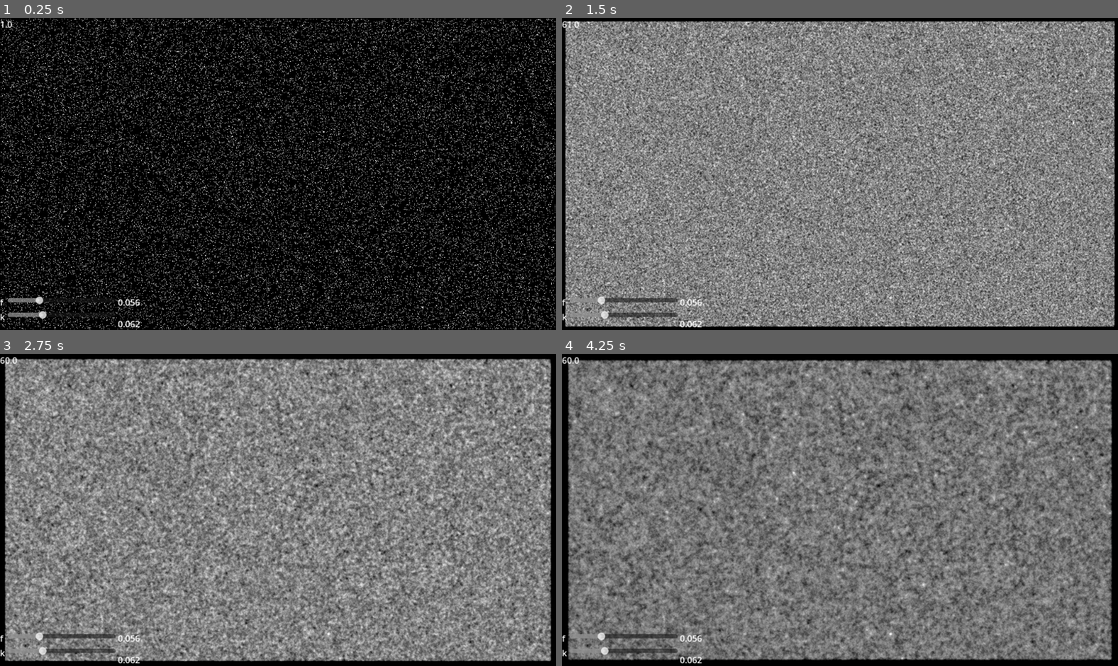
Above: before the commit, frames 1-4 (two rows, left to right).
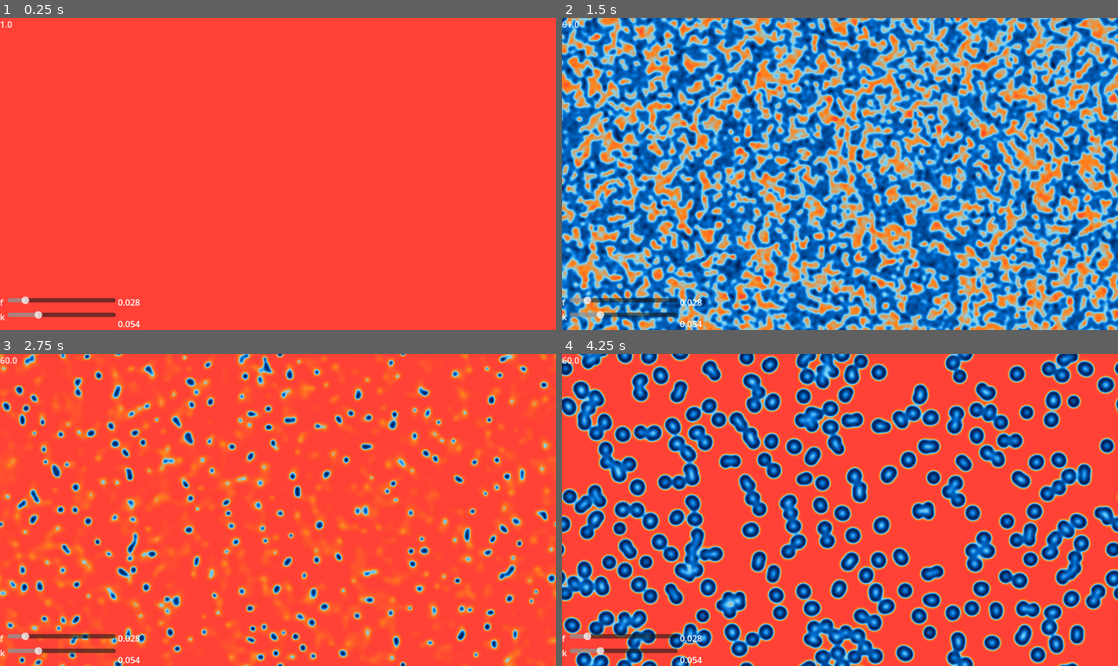
Above: after the commit, the same moments.

Repository: Quantiset/diffusion-gradients
Game: Godot game, scene res://scenes/main.tscn
Same seed, same stepped clock (60 frames per second), same inputs: the game is played once before the commit and once after it.
Inputs (mouse positions are in pixels of both pictures, inside the frame that each line leads up to):
- Up to frame 1 (0.25 s): no input
- Up to frame 2 (1.5 s): tap Enter at 0.5 s; move the mouse to (962, 158) at 0.52 s; tap Space (ui_space) at 0.6, 1.35 s; move the mouse to (728, 189) at 1.27 s
- Up to frame 3 (2.75 s): move the mouse to (333, 441) at 2.02 s; tap Space (ui_space) at 2.1 s
- Up to frame 4 (4.25 s): move the mouse to (812, 572) at 2.77 s; tap Space (ui_space) at 2.85, 3.6 s; move the mouse to (1006, 556) at 3.52 s

The runs differ from the first frame. In frame 1, 100% of the frame differs, in the area x 0-100%, y 0-100%; in frame 2, 99%; in frame 3, 100%; in frame 4, 100%.

Commit message:
Wrapping boundary conditions

Diff:
--- a/scenes/main.tscn
+++ b/scenes/main.tscn
@@ -1,14 +1,22 @@
-[gd_scene load_steps=15 format=3 uid="uid://155xx7s6y6ta"]
+[gd_scene load_steps=17 format=3 uid="uid://155xx7s6y6ta"]
 
 [ext_resource type="Script" uid="uid://cii5hxk58i6ok" path="res://scripts/main.gd" id="1_0wfyh"]
 [ext_resource type="Shader" uid="uid://bbncwc56g5fg0" path="res://shaders/diffusion.gdshader" id="1_o5qli"]
 [ext_resource type="Shader" uid="uid://bow6ppvauqc2f" path="res://shaders/visualize.gdshader" id="2_jyhfs"]
 [ext_resource type="Texture2D" uid="uid://7p074le33rpt" path="res://assets/sprite.png" id="4_jyhfs"]
 
+[sub_resource type="Gradient" id="Gradient_jyhfs"]
+offsets = PackedFloat32Array(0, 0.2631579, 0.46842104, 0.70526314, 0.9526316)
+colors = PackedColorArray(0, 0.101960786, 0.3019608, 1, 0, 0.45490196, 0.8509804, 1, 0.49803922, 0.85882354, 1, 1, 1, 0.52156866, 0.105882354, 1, 1, 0.25490198, 0.21176471, 1)
+
+[sub_resource type="GradientTexture1D" id="GradientTexture1D_tbgi4"]
+gradient = SubResource("Gradient_jyhfs")
+
 [sub_resource type="ShaderMaterial" id="ShaderMaterial_tbgi4"]
 shader = ExtResource("2_jyhfs")
 shader_parameter/max_b = 1.0
 shader_parameter/min_b = 0.0
+shader_parameter/gradient = SubResource("GradientTexture1D_tbgi4")
 
 [sub_resource type="ShaderMaterial" id="ShaderMaterial_jyhfs"]
 shader = ExtResource("1_o5qli")
@@ -60,7 +68,8 @@
 
 [node name="Main" type="Node2D"]
 script = ExtResource("1_0wfyh")
-dt = 0.1
+f = 0.028
+k = 0.054
 
 [node name="Sprite2D" type="Sprite2D" parent="."]
 material = SubResource("ShaderMaterial_tbgi4")
@@ -131,7 +140,7 @@
 custom_minimum_size = Vector2(200, 0)
 layout_mode = 2
 max_value = 0.2
-step = 0.002
+step = 0.001
 value = 0.04
 
 [node name="FLabel" type="Label" parent="CanvasLayer/VBoxContainer/f"]
@@ -151,7 +160,7 @@
 custom_minimum_size = Vector2(200, 0)
 layout_mode = 2
 max_value = 0.2
-step = 0.002
+step = 0.001
 
 [node name="KLabel" type="Label" parent="CanvasLayer/VBoxContainer/k"]
 unique_name_in_owner = true
--- a/scripts/main.gd
+++ b/scripts/main.gd
@@ -12,8 +12,8 @@
 @export var run_name := "f055_k062"
 @export var d_a := 1.0
 @export var d_b := 0.5
-@export var f := 0.055
-@export var k := 0.062
+@export_range(0.0, 1.0, 0.0001) var f := 0.055
+@export_range(0.0, 1.0, 0.0001) var k := 0.062
 @export var dt := 1.0
 @export var noise_scale := 1.0
 @export var noise_gen_scale := 1.0
@@ -21,12 +21,64 @@
 @export var time_until_refresh := 0.1
 @export var use_adv_setup := true
 
+@export var gen_map := false
+
+@export var gen_fourier_transform := false
+
+var f_vals := [0.001, 0.060, 0.001]
+var k_vals := [0.001, 0.060, 0.001]
+
+var gl_sum := 0.0
+var gl_iters := 0
+var gl_max := 0.0
+var gl_recent_max := 0.0
+var gl_det := 0.0
+var things
 
 func _ready():
+	Engine.max_fps = 600
+
+	if gen_map:
+
+		var time_str = Time.get_datetime_string_from_system().replace(":", "-")
+		var file := FileAccess.open("res://saves/" + time_str + ".txt", FileAccess.WRITE_READ)
+
+		var f_t : float = f_vals[0]
+		while f_t <  f_vals[1]:
+			f_t += f_vals[2]
+			var k_t : float = k_vals[0]
+			while k_t < k_vals[1]:
+				k_t += k_vals[2]
+
+				f = f_t
+				k = k_t
+
+				gl_recent_max = 0
+				gl_iters = 0
+				gl_max = 0
+				gl_sum = 0
+				gl_det = 0
+
+				print("===== iter started =====")
+				print(f, " ", k)
+
+				ready(false)
+				await get_tree().create_timer(2.2).timeout
+
+				print(f, " ", k)
+				file.seek_end()
+				file.store_string(str(f)+" "+str(k)+" "+str(gl_iters)+" "+str(gl_max)+" "+
+								  str(gl_sum)+" "+str(gl_recent_max)+" "+str(gl_det)+"\n")
+		file.close()
+	else:
+		ready()
+
+func ready(update_bars := true):
 	get_node("%FSlider").value = f
 	get_node("%KSlider").value = k
-	_on_f_slider_drag_ended(f)
-	_on_k_slider_drag_ended(k)
+	if update_bars:
+		_on_f_slider_drag_ended(f)
+		_on_k_slider_drag_ended(k)
 	for viewport in viewports:
 		viewport.size = screen_size
 		viewport.get_node("Sprite2D").material.set_shader_parameter("d_a", d_a)
@@ -40,11 +92,19 @@
 
 	if use_adv_setup:
 
-		var b = f + sqrt(f * f - 4 * f * (f+k) * (f+k) ) / (2 * (f + k))
+		print("debug ", f, " ", k, " ", f*f, " ", 4 * f * (f+k) * (f+k) )
+		var det = f * f - 4 * f * (f+k) * (f+k)
+		print("determinant: ", det)
+		gl_det = det
+
+		var b = (f + sqrt( max( det , 0) )) / (2 * (f + k))
+		var a = (k + f) / b
+
+		print("constant a,b values = ", a, " ", b)
 
 		for x in range(0, screen_size.x):
 			for y in range(0, screen_size.y):
-				img.set_pixel(x, y, Color( (k + f) / b , b , 0, 1))
+				img.set_pixel(x, y, Color(a, b, 0, 1))
 
 	else:
 
@@ -98,16 +158,35 @@
 	var max_b = 0.0;
 
 	if use_adv_setup:
-		var edge_offset = 50;
+		var edge_offset = 200;
 		for x in range(edge_offset, screen_size.x-edge_offset):
 			for y in range(edge_offset, screen_size.y-edge_offset):
 				var col = image.get_pixel(x, y)
-				min_b = min(min_b, col.g)
-				max_b = max(max_b, col.g)
-		print(min_b, max_b)
+				min_b = min(min_b, col.r)
+				max_b = max(max_b, col.r)
+
+		#if randi() % 100 == 1:
+			#print(min_b, max_b)
+		gl_sum += max_b - min_b
+		gl_iters += 1
+		gl_max = max(gl_max, max_b)
+		gl_recent_max = max_b
 		output_sprite.material.set_shader_parameter("max_b", max_b)
 		output_sprite.material.set_shader_parameter("min_b", min_b)
 
+	if gen_fourier_transform:
+		for x in range(screen_size.x):
+			for y in range(screen_size.y):
+				var value := 0.0
+				for i in range(screen_size.x):
+					for j in range(screen_size.y):
+						var angle: float = -2*PI*(x*i/screen_size.x + y*j/screen_size.y)
+						var real = image.get_pixel(i, j).get_luminance() * sin(angle)
+						var im = image.get_pixel(i, j).get_luminance() * cos(angle)
+						value += real
+				if randi() % 200 == 1:
+					print(x, " ", y, " ", value)
+				#image.set_pixel(x, y, Color(value, value, value))
 	var imgs = ImageTexture.create_from_image(image)
 	output_sprite.material.set_shader_parameter("from", imgs)
 
@@ -142,7 +221,8 @@
 	from.get_node("Sprite2D").material.set_shader_parameter("prev", tex)
 
 func save():
-	$Sprite2D.texture.get_image().save_png("res://saves/"+run_name+".png")
+	var na = "f" + str(f).trim_prefix("0.") + "_k" + str(k).trim_prefix("0.")
+	$Sprite2D.texture.get_image().save_png("res://saves/"+na+".png")
 
 
 func _on_f_slider_drag_ended(value_changed):
--- a/shaders/diffusion.gdshader
+++ b/shaders/diffusion.gdshader
@@ -15,26 +15,28 @@
 
 uniform float noise_scale = 0.0;
 
+vec2 wrap(vec2 uv) {
+	return vec2(
+		mod(uv.x+1.0, 1.0),
+		mod(uv.y+1.0, 1.0)
+	);
+}
+
 void fragment() {
 	vec2 texel = TEXTURE_PIXEL_SIZE;
 
 	float a = texture(prev, UV).r;
 	float b = texture(prev, UV).g;
 
-	if (UV.x < texel.x || UV.x > 1.0 - texel.x ||
-		UV.y < texel.y || UV.y > 1.0 - texel.y) {
-		COLOR = vec4(1.0, 0.0, 0.0, 1.0);
-	} else {
+	vec2 top    = texture(prev, wrap(UV + vec2(0.0, -texel.y))).rg;
+	vec2 right  = texture(prev, wrap(UV + vec2(texel.x, 0.0))).rg;
+	vec2 bottom = texture(prev, wrap(UV + vec2(0.0, texel.y))).rg;
+	vec2 left   = texture(prev, wrap(UV + vec2(-texel.x, 0.0))).rg;
 
-	vec2 top    = texture(prev, UV + vec2(0.0, -texel.y)).rg;
-	vec2 right  = texture(prev, UV + vec2(texel.x, 0.0)).rg;
-	vec2 bottom = texture(prev, UV + vec2(0.0, texel.y)).rg;
-	vec2 left   = texture(prev, UV + vec2(-texel.x, 0.0)).rg;
-
-	vec2 topright    = texture(prev, UV + vec2(texel.x, -texel.y)).rg;
-	vec2 topleft     = texture(prev, UV + vec2(-texel.x, -texel.y)).rg;
-	vec2 bottomright = texture(prev, UV + vec2(texel.x, texel.y)).rg;
-	vec2 bottomleft  = texture(prev, UV + vec2(-texel.x, texel.y)).rg;
+	vec2 topright    = texture(prev, wrap(UV + vec2(texel.x, -texel.y))).rg;
+	vec2 topleft     = texture(prev, wrap(UV + vec2(-texel.x, -texel.y))).rg;
+	vec2 bottomright = texture(prev, wrap(UV + vec2(texel.x, texel.y))).rg;
+	vec2 bottomleft  = texture(prev, wrap(UV + vec2(-texel.x, texel.y))).rg;
 
 	vec4 col = texture(prev, UV);
 
@@ -46,9 +48,9 @@
 	float laplace_b =
 		+ 0.20 * (left[1] + top[1] + right[1] + bottom[1])
 		+ 0.05 * (topleft[1] + topright[1] + bottomleft[1] + bottomright[1])
-		- 1.00 * b;  // Center weight should be -1.0
+		- 1.00 * b;
 
-	float noise = (fract(sin(dot(UV*1000.0, vec2(12.9898,78.233))) * 43758.5453) - 0.5) * 0.001;
+	float noise = (fract(sin(dot(UV*2300.0, vec2(16.9898,78.233))) * 43758.5453) - 0.5) * 0.001;
 	noise *= noise_scale;
 
 	float reaction = a * b * b;
@@ -59,4 +61,4 @@
 	new_b = clamp(new_b, 0.0, 1.0);
 
 	COLOR = vec4(new_a, new_b, 0., 1.0);
-}}
+}
--- a/shaders/visualize.gdshader
+++ b/shaders/visualize.gdshader
@@ -4,11 +4,12 @@
 uniform float min_b = 0.;
 
 uniform sampler2D from;
+uniform sampler2D gradient;
 
 void fragment() {
-	float b = texture(from, UV).g;
+	float b = texture(from, UV).r;
 	float s = (b - min_b) / (max_b - min_b);
-	COLOR.rgb = vec3(s, s, s);
+	COLOR.rgb = texture(gradient, vec2(s, 0.0)).rgb;
 }
 
 //void light() {
Binary file added: diffusion.png
Not shown, added: diffusion.png.import
Not shown, added: saves/2025-11-11T21-22-20.txt
Not shown, added: saves/2025-11-11T21-25-31.txt
Binary file added: saves/EX_f006_k028.png
Not shown, changed: saves/EX_f006_k028.png.import
Binary file added: saves/EX_f015_k043.png
Not shown, added: saves/EX_f015_k043.png.import
Binary file added: saves/EX_f028_k054.png
Not shown, added: saves/EX_f028_k054.png.import
Binary file added: saves/EX_f044_k06.png
Not shown, added: saves/EX_f044_k06.png.import
(and 23 more such lines)
